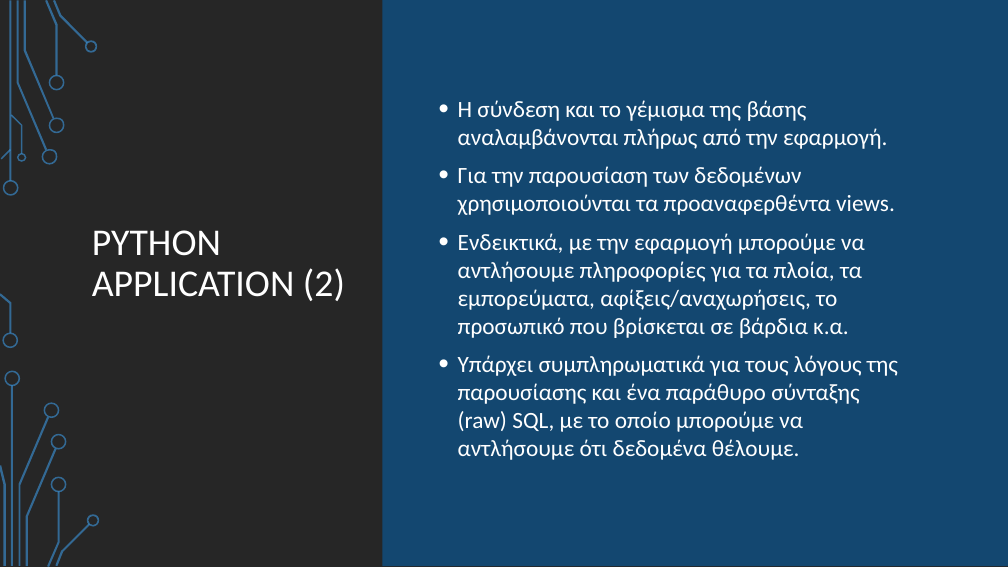
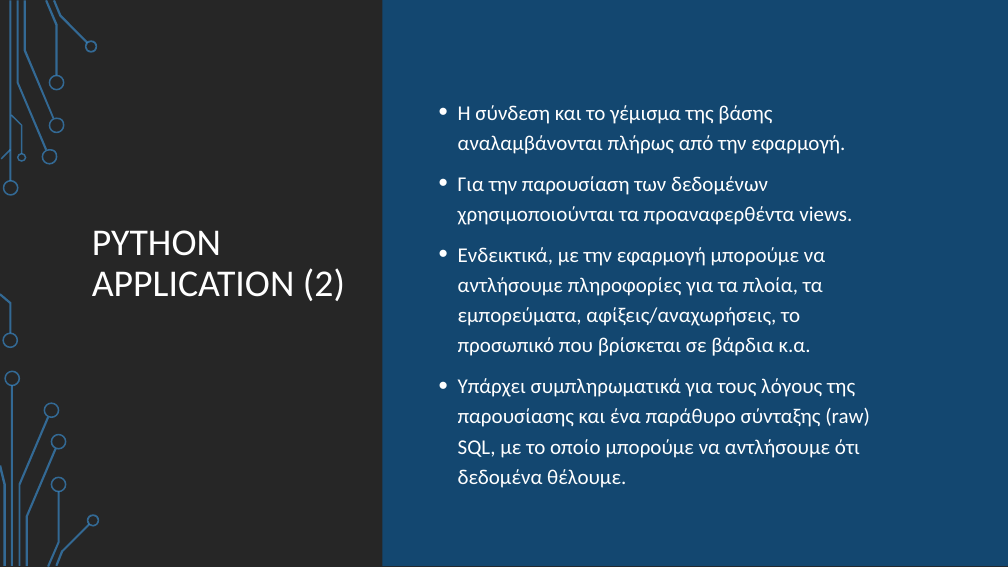
Before and after one commit to AngelosAnagnostopoulos/Commercial-Port-Application, a slide deck: slide 12 of Presentation/Presentation.pptx. Drawn at 1008x567 pixels with LibreOffice and Linux fonts; fonts in the diff are those of the drawing; background and template pictures are left out. Boxes give left, top, right and bottom in pixels: in the first picture for what was removed or moved away, otherwise in the second. Text is boxed around its words. In the diff, an @@ line names an element or a change of style, - is before the commit and + after.

```diff
--- a/Presentation/Presentation.pptx
+++ b/Presentation/Presentation.pptx
@@ text "Η σύνδεση και το γέμισμα ..." at (458, 105, 870, 488): size 22.2 to 20 pt; line spacing 1 to 1.2 @@
```
Also in this commit, not shown: 12 other slides changed.
